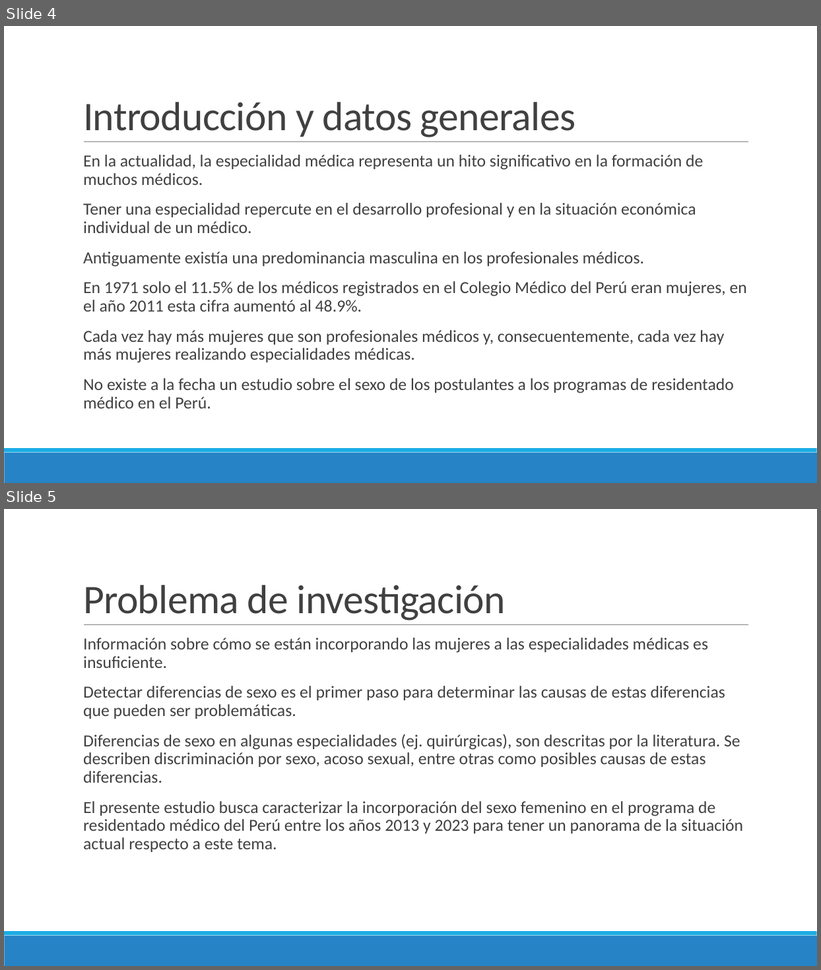
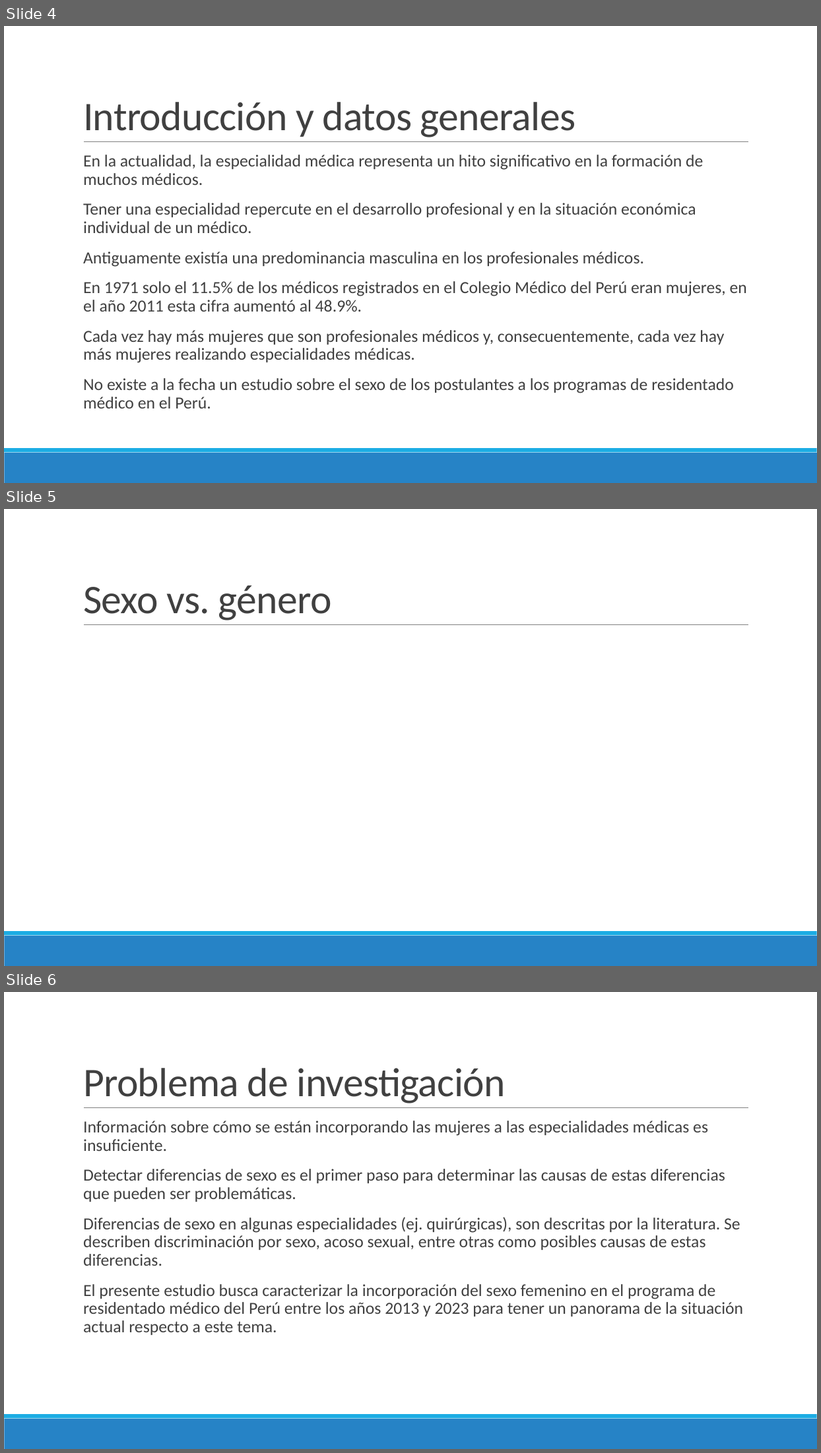
Before and after one commit to danimedi/tesis_genero_especialidades, a slide deck: doc/diapositivas_sustentacion_tesis.pptx. Shown one above the other, each under a label of ours: slides 4 and 5 before the commit, slides 4, 5 and 6 after it. The pictures are 821x970 and 821x1453 pixels, drawn with LibreOffice and Linux fonts; fonts in the diff are those of the drawing. Boxes give left, top, right and bottom in pixels: in the first picture for what was removed or moved away, otherwise in the second. Text is boxed around its words. In the diff, an @@ line names an element or a change of style, - is before the commit and + after.

```diff
--- a/doc/diapositivas_sustentacion_tesis.pptx
+++ b/doc/diapositivas_sustentacion_tesis.pptx
@@ slide 5 added at (4,509,817,966), background #FFFFFF; not listed: 3 template elements that a slide beside it also shows @@
@@ title added at (83,586,332,621), 48 pt, text #404040 @@
+Sexo vs. género
@@ what was slide 5 is now slide 6 @@
```
Also in this commit, not shown: 1 other slide added, 1 other file.
